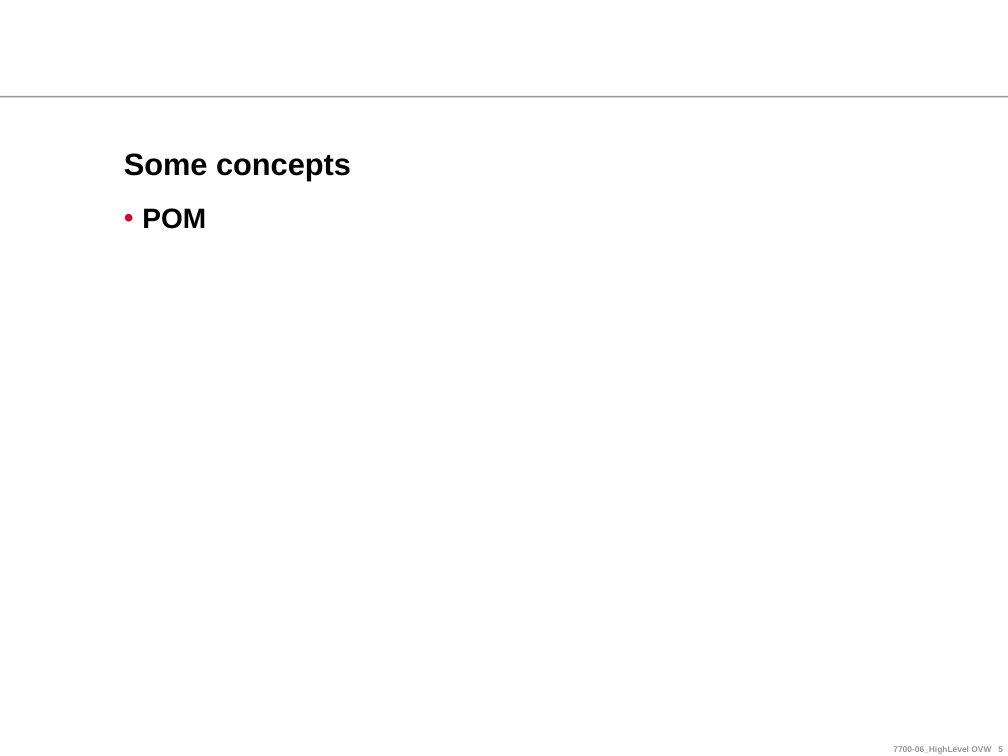
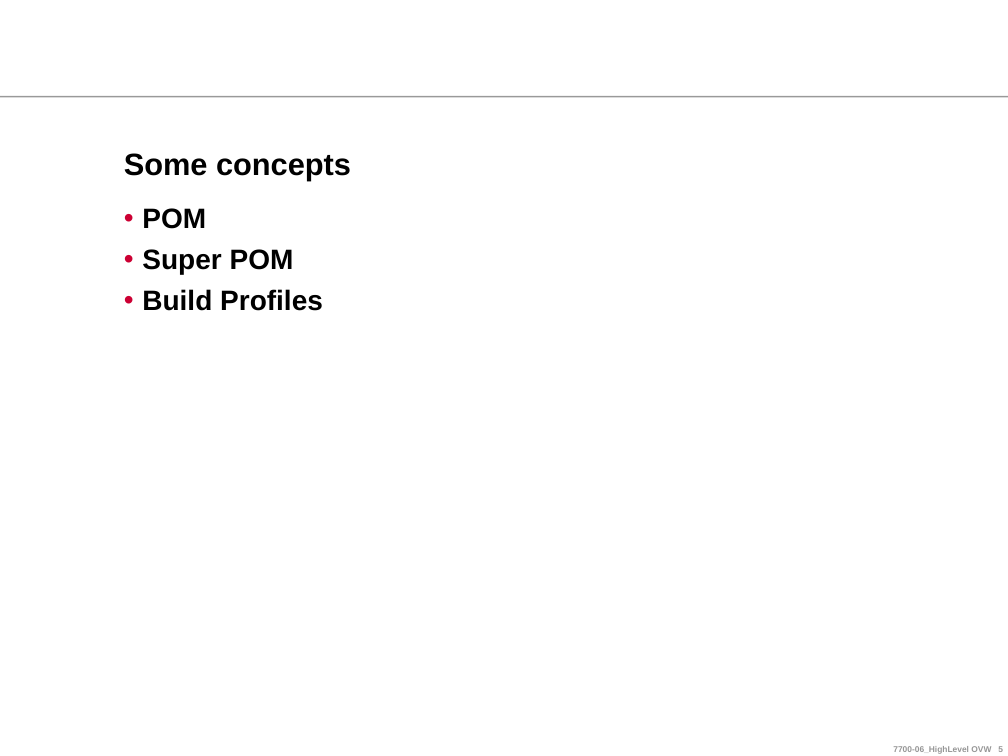
Before and after one commit to ndlongit/longnd-data, a slide deck: slide 5 of Document/Tutorial/[Presentation] Maven.ppt. Drawn at 1008x756 pixels with LibreOffice and Linux fonts; fonts in the diff are those of the drawing; background and template pictures are left out. Boxes give left, top, right and bottom in pixels: in the first picture for what was removed or moved away, otherwise in the second. Text is boxed around its words. In the diff, an @@ line names an element or a change of style, - is before the commit and + after.

```diff
--- a/Document/Tutorial/[Presentation] Maven.ppt
+++ b/Document/Tutorial/[Presentation] Maven.ppt
@@ text at (142,249,323,311): paragraphs added @@
+• Super POM
+• Build Profiles
```
Also in this commit, not shown: 2 other slides changed, 6 slides added, 2 slides removed.
